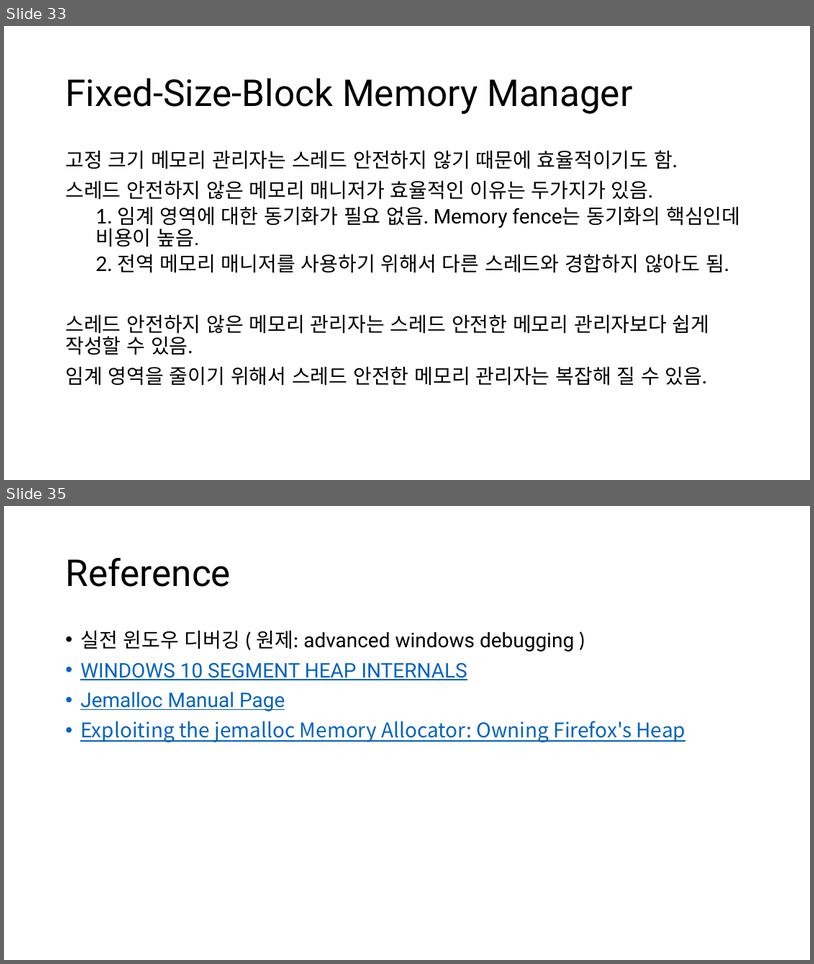
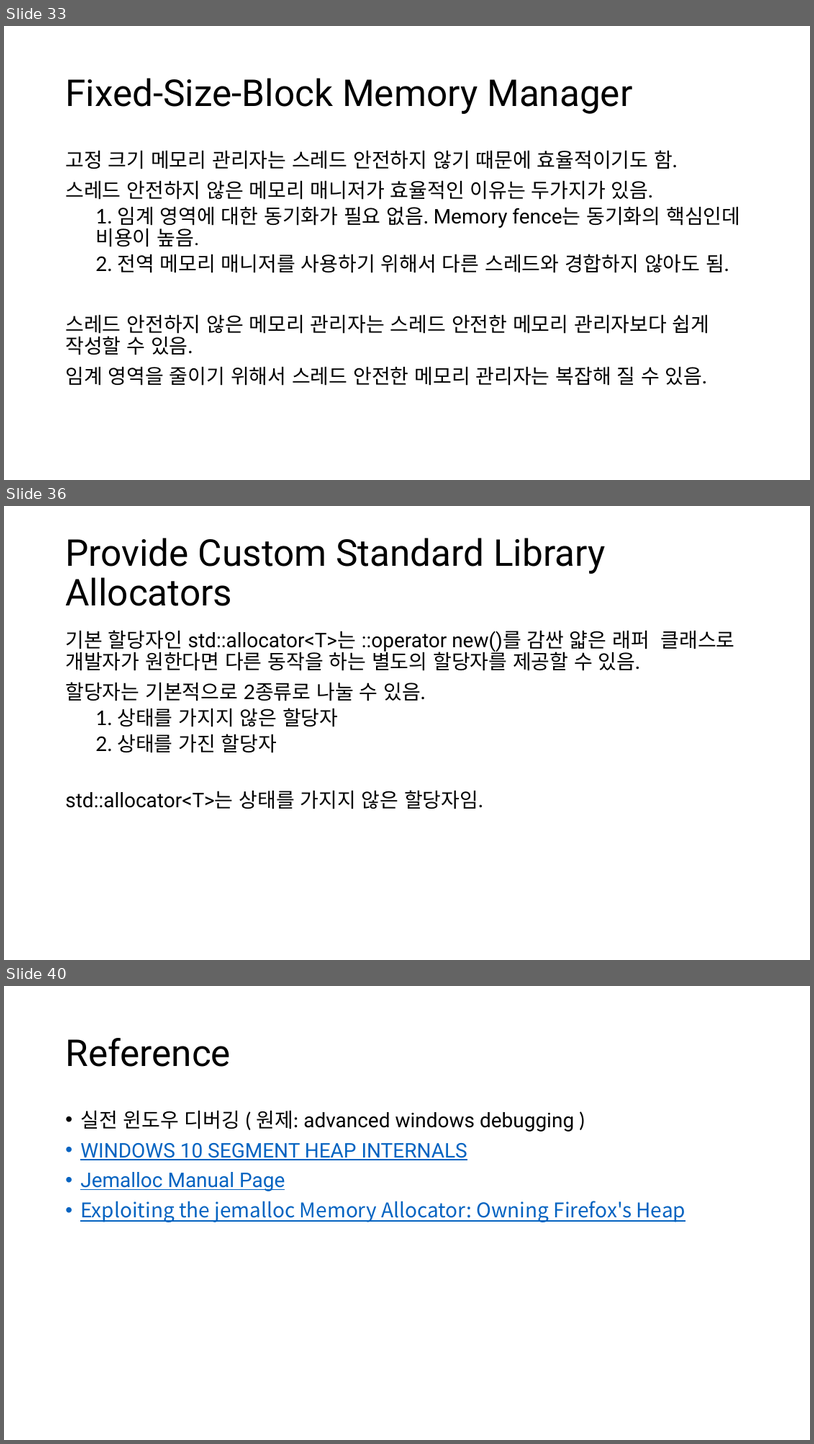
Before and after one commit to CppKorea/OptimizedCppStudy, a slide deck: 13th Study/Optimized C++ Study - Chapter 13, Optimize Memory Management.pptx. Shown one above the other, each under a label of ours: slides 33 and 35 before the commit, slides 33, 36 and 40 after it; the slides between them are not shown. The pictures are 814x964 and 814x1444 pixels, drawn with LibreOffice and Linux fonts; fonts in the diff are those of the drawing. Boxes give left, top, right and bottom in pixels: in the first picture for what was removed or moved away, otherwise in the second. Text is boxed around its words. In the diff, an @@ line names an element or a change of style, - is before the commit and + after.

```diff
--- a/13th Study/Optimized C++ Study - Chapter 13, Optimize Memory Management.pptx
+++ b/13th Study/Optimized C++ Study - Chapter 13, Optimize Memory Management.pptx
@@ slide 36 added at bbox=[4, 506, 810, 960], background #FFFFFF @@
@@ title added at bbox=[65, 538, 605, 606], 44 pt, text #000000 @@
+Provide Custom Standard Library Allocators
@@ text added at bbox=[65, 630, 736, 809], 24 pt, text #000000 @@
+기본 할당자인 std::allocator<T>는 ::operator new()를 감싼 얇은 래퍼 클래스로 개발자가 원한다면 다른 동작을 하는 별도의 할당자를 제공할 수 있음.
+할당자는 기본적으로 2종류로 나눌 수 있음.
+  1. 상태를 가지지 않은 할당자
+  2. 상태를 가진 할당자
+std::allocator<T>는 상태를 가지지 않은 할당자임.
@@ what was slide 35 is now slide 40 @@
```
Also in this commit, not shown: 7 slides changed, 4 other slides added.
